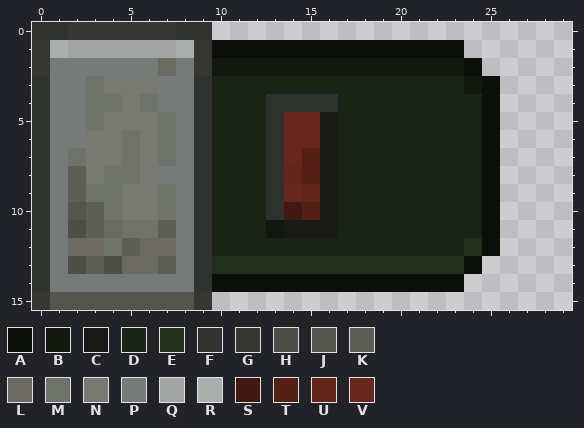
Two versions of one pixel-art sprite, textures/ui/toggle_off_hover.png. The picture above was drawn from the file before the commit.
The file is 30x16 pixels. Colours within 5 levels of each other are drawn and written as one.
Palette (. is transparent): A #0b0e09  B #12180f  C #191916  D #1a2416  E #222f1d  F #30322f  G #363733  H #4e4e49  J #53554e  K #5e5e59  L #6a6a63  M #70736b  N #777972  P #767b7a  Q #a2a5a4  R #aaaead  S #421812  T #551f16  U #62251a  V #68271d
The result:
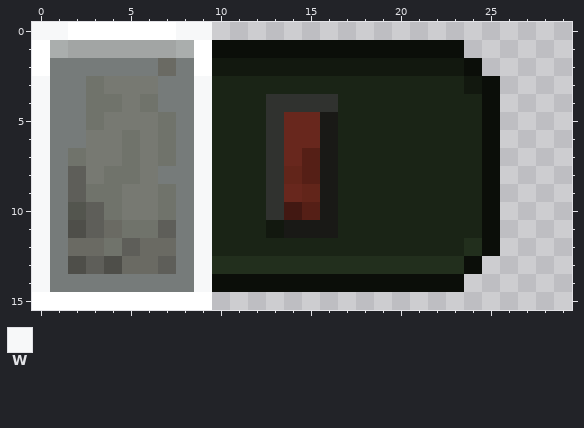
Colours new in this view: W #f7f8f9
Message: Fixed Mossy Cobblestone Slabs Changed Toggle Button Hover Texture to make it more Obvious
Diff:
Colour G changes from #363733 to #ffffff.
Colour J gives way to colour G in row 15 at x 1 to 8.
Colour F gives way to colour W in row 0 at x 0 to 1 and 8 to 9; in rows 3 to 14 at x 0 and 9.
Where, in picture pixels (left, top, right, bottom), the same in both pictures:
changed: (32, 22, 212, 310)
